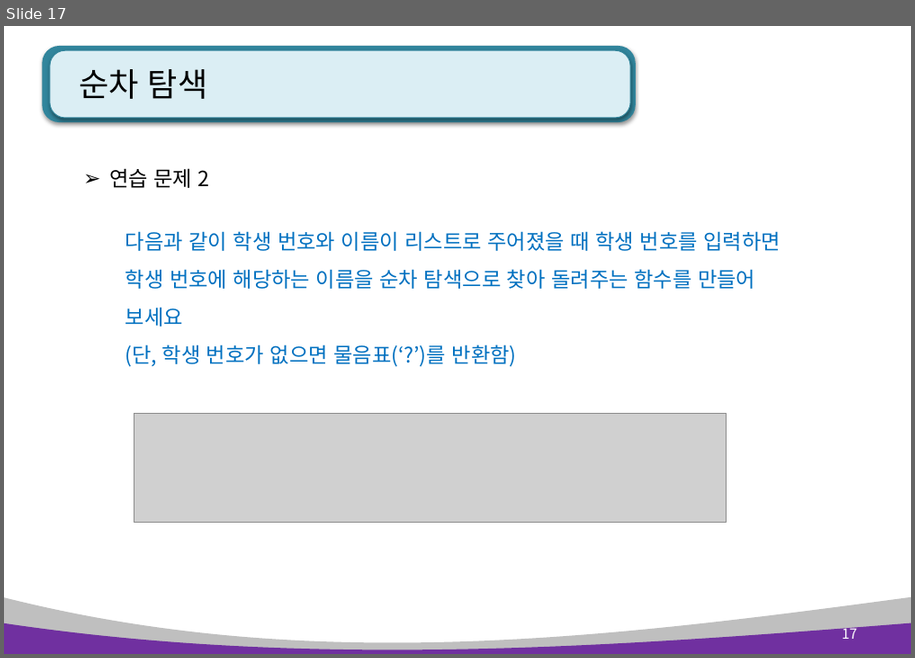
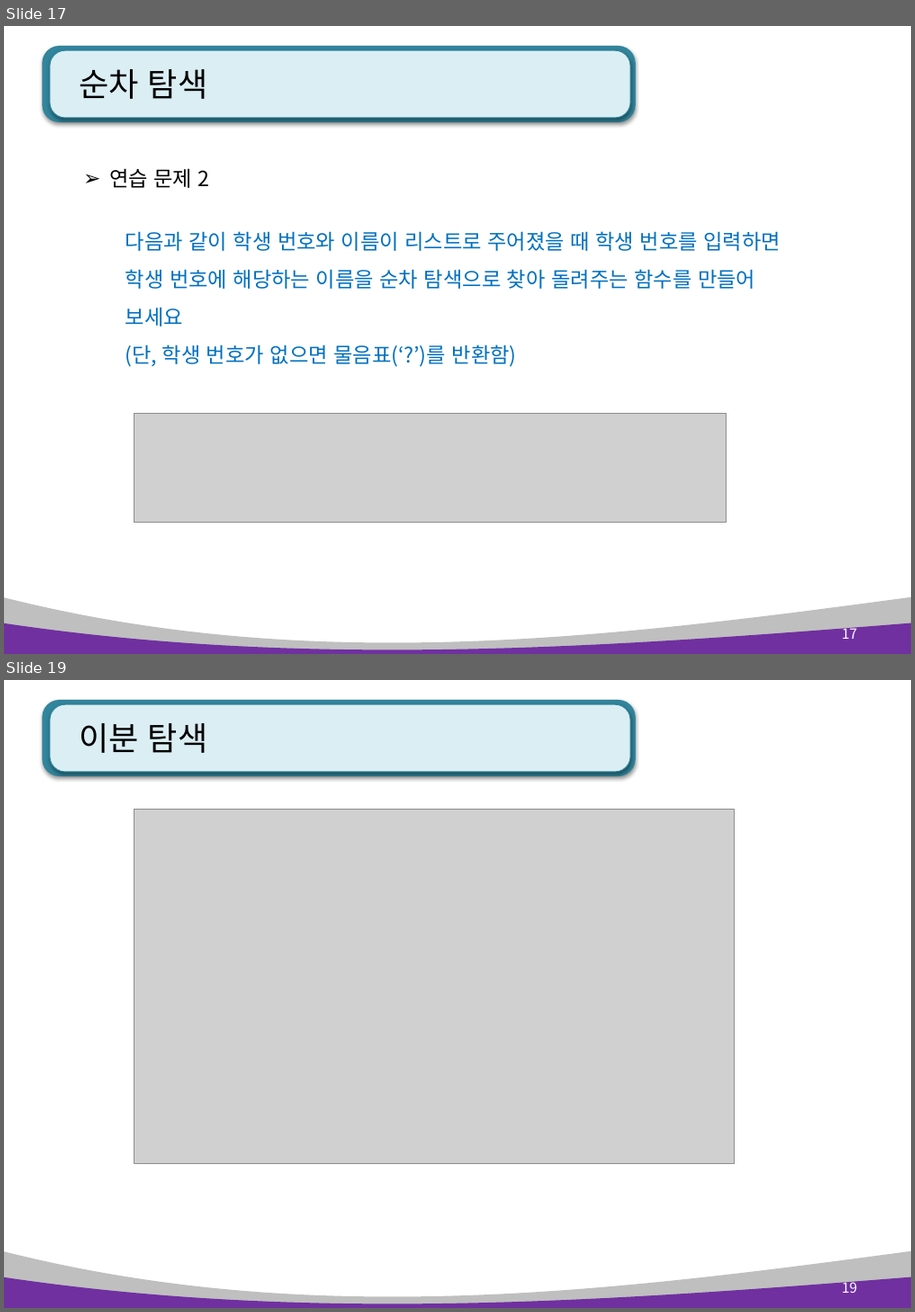
Before and after one commit to pshho/ngreen_project, a slide deck: pyWorks/자료/python_ppt/Python 알고리즘.pptx. Shown one above the other, each under a label of ours: slide 17 before the commit, slides 17 and 19 after it; the slides between them are not shown. The pictures are 915x658 and 915x1312 pixels, drawn with LibreOffice and Linux fonts; fonts in the diff are those of the drawing; grey boxes stand for pictures. Boxes give left, top, right and bottom in pixels: in the first picture for what was removed or moved away, otherwise in the second. Text is boxed around its words. In the diff, an @@ line names an element or a change of style, - is before the commit and + after.

```diff
--- a/pyWorks/자료/python_ppt/Python 알고리즘.pptx
+++ b/pyWorks/자료/python_ppt/Python 알고리즘.pptx
@@ slide 19 added at (x1=4, y1=680, x2=911, y2=1308), background #FFFFFF; not listed: 4 template elements that a slide beside it also shows @@
@@ title added at (x1=79, y1=723, x2=208, y2=753), 28 pt, text #000000 @@
+이분 탐색
@@ picture added at (x1=134, y1=810, x2=736, y2=1164) @@
@@ page number added at (x1=842, y1=1279, x2=857, y2=1293), 12 pt, text #FFFFFF @@
+19
```
Also in this commit, not shown: 1 slide changed, 2 other slides added, 19 other files.
